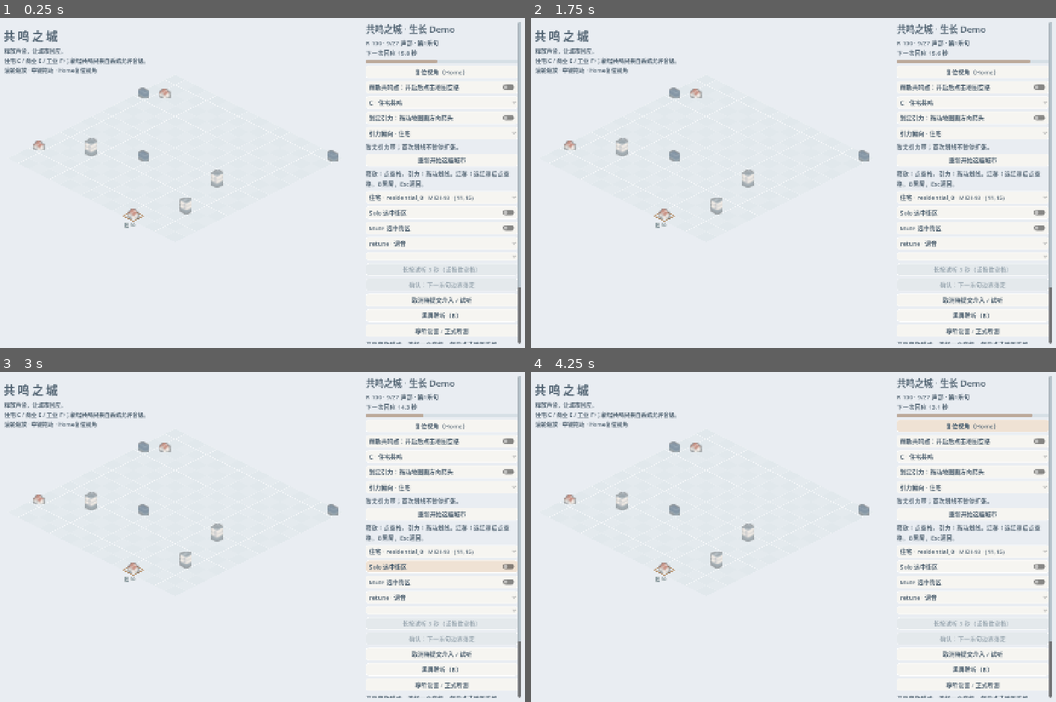
Above: before the commit, frames 1-4 (two rows, left to right).
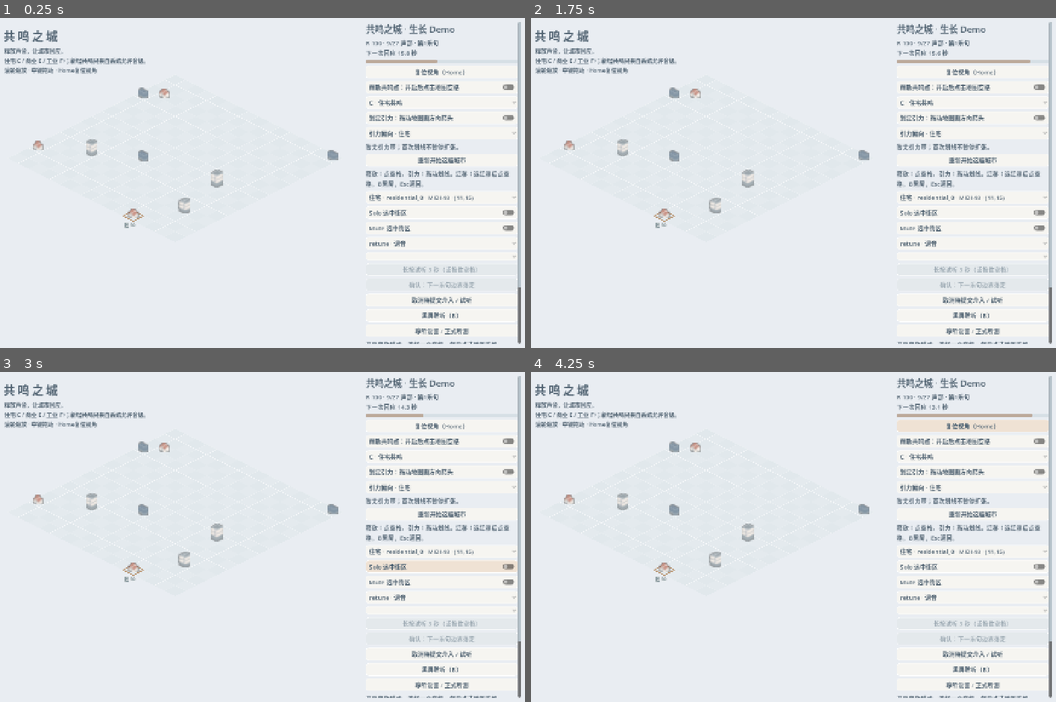
Above: after the commit, the same moments.

Repository: Lbwnb6969/resonance-city
Game: Godot game, scene res://scenes/p0_main.tscn
Same seed, same stepped clock (60 frames per second), same inputs: the game is played once before the commit and once after it.
Inputs:
- Up to frame 1 (0.25 s): no input
- Up to frame 2 (1.75 s): click "重新开始这座城市" at 0.5 s; click "重新开始这座城市" at 1.25 s
- Up to frame 3 (3 s): click "Solo 选中街区" at 2 s; click "Solo 选中街区" at 2.75 s
- Up to frame 4 (4.25 s): click "复位视角（Home）" at 3.5 s

The runs differ from the first frame. In frame 1, 0.1% of the frame differs, in the area x 6-65%, y 21-62%; in frame 2, 0.1%; in frame 3, 0.1%; in frame 4, 0.1%.

Commit message:
CITY-004: diversify communities with coherent whole-house templates

Diff:
--- a/scripts/city/city_growth.gd
+++ b/scripts/city/city_growth.gd
@@ -64,13 +64,26 @@
 		"density_group":density_group,"density_center":density_center,"local_r":local_r,"connected":linked,"frozen":frozen}
 
 static func assign_assets(city: Array) -> void:
-	var manifest: Dictionary = JSON.parse_string(FileAccess.get_file_as_string("res://资源/P0城市/manifest.json"))
+	var manifest: Dictionary = JSON.parse_string(FileAccess.get_file_as_string("res://资源/Demo城市/manifest.json"))
 	var groups: Dictionary = {}
+	var compounds: Array[String] = []
+	var occupied: Dictionary = {}
+	var by_id: Dictionary = {}
+	var previous: Dictionary = {}
 	for entry in manifest["entries"]:
-		if entry["category"] not in ["residential","commercial","industrial"]: continue
-		if not groups.has(entry["category"]): groups[entry["category"]] = []
-		groups[entry["category"]].append(entry["id"])
+		if entry["category"] == "compound":
+			compounds.append(entry["id"])
+		elif entry["category"] in ["residential","commercial","industrial"]:
+			if not groups.has(entry["category"]): groups[entry["category"]] = []
+			groups[entry["category"]].append(entry["id"])
 	for list in groups.values(): list.sort()
+	compounds.sort()
+	for d in city:
+		occupied[Schema.cell(d)] = d
+		by_id[d["district_id"]] = d
+		if d.has("visual_partner"): previous[d["district_id"]] = {"partner":d["visual_partner"],"asset":d["manifest_id"]}
+		d.erase("visual_partner")
+		d.erase("visual_owner")
 	for d in city:
 		if d.get("is_anchor",false): continue
 		var cell := Schema.cell(d)
@@ -84,12 +97,39 @@
 				front = front and cell.x+cell.y >= oc.x+oc.y
 		var index := 0
 		if d["type"] == "residential":
-			# Dense interiors use compact roofs; detached perimeter plots may show side wings.
-			index = 0 if adjacent >= 2 else posmod(cell.x*31+cell.y*17,3)
+			var motif := posmod(cell.x*13+cell.y*7,7)
+			index = (2 if motif in [1,4] else 0) if adjacent >= 2 else posmod(cell.x*31+cell.y*17,3)
 		elif d["type"] == "commercial":
-			# A lower front row lets the rear buildings retain readable facades.
 			index = 2 if adjacent > 0 and front else posmod(cell.x+cell.y,2)
 		d["manifest_id"] = groups[d["type"]][mini(index,groups[d["type"]].size()-1)]
+	var paired: Dictionary = {}
+	# Keep accepted pairs stable as new neighbors mature.
+	for id in previous:
+		var d: Dictionary = by_id[id]
+		var other: Dictionary = by_id.get(previous[id]["partner"],{})
+		if _can_pair(d,other) and previous[id]["asset"] in compounds:
+			d["visual_partner"] = other["district_id"]
+			d["manifest_id"] = previous[id]["asset"]
+			other["visual_owner"] = id
+			paired[id] = true
+			paired[other["district_id"]] = true
+	var ordered: Array = city.duplicate()
+	ordered.sort_custom(func(a: Dictionary,b: Dictionary) -> bool:
+		return Schema.cell(a).y < Schema.cell(b).y if Schema.cell(a).y != Schema.cell(b).y else Schema.cell(a).x < Schema.cell(b).x)
+	for d in ordered:
+		if compounds.is_empty() or paired.has(d["district_id"]): continue
+		var cell := Schema.cell(d)
+		if posmod(cell.x+cell.y,3) != 0: continue
+		var other: Dictionary = occupied.get(cell+Vector2i.RIGHT,{})
+		if other.is_empty() or paired.has(other["district_id"]) or not _can_pair(d,other): continue
+		d["visual_partner"] = other["district_id"]
+		d["manifest_id"] = compounds[posmod(cell.x+cell.y,compounds.size())]
+		other["visual_owner"] = d["district_id"]
+		paired[d["district_id"]] = true
+		paired[other["district_id"]] = true
+
+static func _can_pair(a: Dictionary,b: Dictionary) -> bool:
+	return not b.is_empty() and a["type"] == "residential" and b["type"] == "residential" and not a.get("is_anchor",false) and not b.get("is_anchor",false) and not str(a.get("anchor_id","")).is_empty() and a.get("anchor_id","") == b.get("anchor_id","") and a["current_midi"] == b["current_midi"] and Schema.cell(b)-Schema.cell(a) == Vector2i.RIGHT and a.get("form","胚") in ["群","央","腔"] and b.get("form","胚") in ["群","央","腔"]
 
 static func draft_priority(cell: Vector2i, kind: String, band: Dictionary) -> Vector2:
 	if band.is_empty() or band["bias"] != kind: return Vector2.ZERO
--- a/scripts/visual/city_demo_view.gd
+++ b/scripts/visual/city_demo_view.gd
@@ -104,6 +104,18 @@
 	else:
 		view_pan = zoom_pivot-Vector2(size.x*0.5,float(camera_cfg["origin_y"]))-zoom_world*view_zoom
 
+func _display_point(d: Dictionary) -> Vector2:
+	var center := point(Schema.cell(d))
+	if d.has("visual_partner"):
+		var partner := session._district(d["visual_partner"])
+		return (center+point(Schema.cell(partner)))*0.5
+	if not d.get("is_anchor",false):
+		var cell := Schema.cell(d)
+		var x := float(posmod(cell.x*17+cell.y*7,5)-2)*0.025
+		var y := float(posmod(cell.x*11+cell.y*13,5)-2)*0.025
+		center += Vector2((x-y)*float(cfg["tile_half_width"]),(x+y)*float(cfg["tile_half_height"]))*view_zoom
+	return center
+
 func _gui_input(event: InputEvent) -> void:
 	if event is InputEventMouseMotion:
 		if pan_active:
@@ -141,11 +153,12 @@
 			return
 		if not release_mode:
 			var ordered: Array = session.city.duplicate()
-			ordered.sort_custom(func(a: Dictionary,b: Dictionary) -> bool: return point(Schema.cell(a)).y > point(Schema.cell(b)).y)
+			ordered.sort_custom(func(a: Dictionary,b: Dictionary) -> bool: return _display_point(a).y > _display_point(b).y)
 			for d in ordered:
 				var id: String = d["district_id"]
 				if not sprites.has(id): continue
 				var sprite: Sprite2D = sprites[id]
+				if not sprite.visible: continue
 				if d.get("is_anchor",false):
 					if event.position.distance_to(sprite.position) <= 14*view_zoom:
 						district_clicked.emit(id)
@@ -155,7 +168,9 @@
 					var entry: Dictionary = entries[sprite.get_meta("asset_id")]
 					var rect := Rect2(sprite.position+sprite.offset*sprite.scale,sprite.texture.get_size()*sprite.scale)
 					if rect.has_point(event.position):
-						district_clicked.emit(id)
+						var picked: String = id
+						if d.has("visual_partner") and cell == Schema.cell(session._district(d["visual_partner"])): picked = d["visual_partner"]
+						district_clicked.emit(picked)
 						accept_event()
 						return
 		if cell.x < 0 or cell.x >= 16 or cell.y < 0 or cell.y >= 16: return
@@ -272,6 +287,7 @@
 				sprite.material.set_shader_parameter("growth_progress",1.0)
 		var asset_id: String = d.get("manifest_id","")
 		if forms.get(id,"") != form or appearance.get(id,"") != asset_id:
+			var old_asset: String = appearance.get(id,"")
 			appearance[id] = asset_id
 			forms[id] = form
 			var sprite: Sprite2D = sprites[id]
@@ -292,16 +308,23 @@
 				var horizontal := (float(bounds[0])+float(bounds[2]))/sqrt(2.0)
 				var camera_span := maxf(horizontal,float(bounds[1])*cos(PI/6.0)+horizontal*0.5)*1.1
 				var crop: Array = entry["image_bounds"]["crop"]
-				var pixels_per_world := 2048.0*2048.0/(camera_span*maxf(float(crop[2]),float(crop[3])))
-				var fit := float(cfg["plot_coverage"])/maxf(float(bounds[0]),float(bounds[2]))
+				var pixels_per_world := float(entry.get("pixels_per_world",2048.0*2048.0/(camera_span*maxf(float(crop[2]),float(crop[3])))))
+				var fit := float(entry.get("plot_span",cfg["plot_coverage"]))/maxf(float(bounds[0]),float(bounds[2]))
+				if entry["category"] != "compound":
+					var cell := Schema.cell(d)
+					fit *= 1.0-float(posmod(cell.x*7+cell.y*3,4))*0.02
 				var world_to_screen := float(cfg["tile_half_width"])*sqrt(2.0)
 				base_scales[id] = Vector2.ONE*world_to_screen*fit/pixels_per_world
 				sprite.set_meta("asset_id",entry["id"])
+				if entry["category"] == "compound" and not old_asset.is_empty() and old_asset != asset_id:
+					var event: Dictionary = events.get(id,events.get(d.get("visual_partner",""),{}))
+					sprite.begin_at(int(event.get("frame",int(session.last_result.get("frame",0))+clock.renderer.transport.beat_frame(1))))
 		if events.has(id) and event_seen.get(id,-1) != events[id]["frame"]:
 			event_seen[id] = events[id]["frame"]
 			sprites[id].begin_at(int(events[id]["frame"]))
 		sprites[id].scale = base_scales[id]*view_zoom
-		sprites[id].position = point(Schema.cell(d))
+		sprites[id].visible = not d.has("visual_owner")
+		sprites[id].position = _display_point(d)
 		sprites[id].modulate = Color(1.0-gray*0.35,1.0-gray*0.35,1.0-gray*0.25,0.45 if clock.renderer.transport.audible_frame < int(session.silent_until.get(id,0)) else 1.0)
 		var label: Label = labels[id]
 		label.position = point(Schema.cell(d))+Vector2(-24,15*view_zoom)
--- a/tests/growth_demo_smoke.gd
+++ b/tests/growth_demo_smoke.gd
@@ -36,6 +36,39 @@
 	assert(main.model.synth.routing.size() == main.model.session.city.size())
 	assert(forms.has("群") and (forms.has("央") or forms.has("腔")))
 	assert(main.city_view.sprites.size() == main.model.session.city.size())
+	if "--community" in OS.get_cmdline_user_args():
+		var templates: Dictionary = {}
+		var pairs := 0
+		for d in main.model.session.city:
+			if d["type"] == "residential" and not d.get("is_anchor",false): templates[d["manifest_id"]] = true
+			if d.has("visual_partner"):
+				pairs += 1
+				var other: Dictionary = main.model.session._district(d["visual_partner"])
+				assert(other["visual_owner"] == d["district_id"] and not main.city_view.sprites[other["district_id"]].visible)
+				assert(d["current_midi"] == other["current_midi"])
+		assert(pairs > 0 and templates.size() >= 3)
+		main.city_view.zoom_at(main.city_view.point(chosen),2.4)
+		await create_timer(float(main.city_view.camera_cfg["smooth_seconds"])+0.05).timeout
+		main.clock.renderer.transport.audible_frame = main.model.session.transport.phrase_frame(main.model.session.phrase_index)+2*main.clock.renderer.transport.beat_frame(1)
+		await process_frame
+		# Selecting the other logical half must keep its own solo/mute/retune controls.
+		for d in main.model.session.city:
+			if not d.has("visual_partner"): continue
+			var other: Dictionary = main.model.session._district(d["visual_partner"])
+			var event := InputEventMouseButton.new()
+			event.button_index = MOUSE_BUTTON_LEFT
+			event.pressed = true
+			event.position = main.city_view.point(Vector2i(other["footprint"][0][0],other["footprint"][0][1]))
+			main.city_view._gui_input(event)
+			assert(main._selected_id() == other["district_id"])
+			break
+		if DisplayServer.get_name() != "headless":
+			await process_frame
+			await RenderingServer.frame_post_draw
+			get_root().get_texture().get_image().save_png("res://验证记录/Demo/协调房群.png")
+		print("DEMO_COMMUNITY PASS paired_whole_images=",pairs," templates=",templates.size()," independent_voices=",main.model.synth.routing.size())
+		main.city_view.reset_view()
+		await create_timer(float(main.city_view.camera_cfg["smooth_seconds"])+0.05).timeout
 	if "--camera" in OS.get_cmdline_user_args():
 		var view = main.city_view
 		var before: Array = main.model.session.city.duplicate(true)
@@ -64,7 +97,7 @@
 		await process_frame
 		var front: Dictionary = {}
 		for d in main.model.session.city:
-			if d.get("is_anchor",false) or str(d.get("anchor_id","")).is_empty(): continue
+			if d.get("is_anchor",false) or str(d.get("anchor_id","")).is_empty() or not view.sprites[d["district_id"]].visible: continue
 			if front.is_empty() or view.point(Vector2i(d["footprint"][0][0],d["footprint"][0][1])).y > view.point(Vector2i(front["footprint"][0][0],front["footprint"][0][1])).y:
 				front = d
 		var sprite: Sprite2D = view.sprites[front["district_id"]]
--- a/数据/spec_values.json
+++ b/数据/spec_values.json
@@ -425,7 +425,7 @@
   },
   "sources": {
     "spec.audio.md": "d64268ff1e77ead40288c02cb446d0b28fa7df71635871dfb6b9e08e1fe9082d",
-    "spec.city.md": "e9f38737f2c8a0fb0eea92b03fb76ac535a6d0e40e06cb0b5cf906fd3cc68d07",
+    "spec.city.md": "c58bd07604212d3f0e2917ac7136a9d9605e3d9547d6ba87bcce375c2500eb04",
     "spec.harmony.md": "271229aac6b30d27bd6588c0f44564dd2dc3aae8328ab4ab1b0d67230435dff2",
     "spec.proposal.md": "e36ae7db6a24f5e066c5686336b3b8d5a6c115657a84191ea8a2324091073166",
     "spec.ui.md": "ed80040a4a8228106e0e6f5865b2d52739a243071282ee089bd6d779834301d2"
Not shown, changed: 资产/03_入库/Demo城市/manifest.json
Binary file added: 资产/03_入库/Demo城市/整图/residential_compound_gable_01.png
Binary file added: 资产/03_入库/Demo城市/整图/residential_compound_terrace_01.png
Not shown, changed: 资源/Demo城市/manifest.json
Binary file added: 资源/Demo城市/整图/residential_compound_gable_01.png
Not shown, added: 资源/Demo城市/整图/residential_compound_gable_01.png.import
Binary file added: 资源/Demo城市/整图/residential_compound_terrace_01.png
Not shown, added: 资源/Demo城市/整图/residential_compound_terrace_01.png.import
Binary file added: 验证记录/Demo/协调房群.png
Binary file changed: 验证记录/Demo/城市生长.png
Binary file added: 验证记录/Demo/废弃/2026-10-08_单栋柔和版/城市生长.png
Binary file added: 验证记录/Demo/废弃/2026-10-08_单栋柔和版/引力带.png
(and 10 more such lines)
